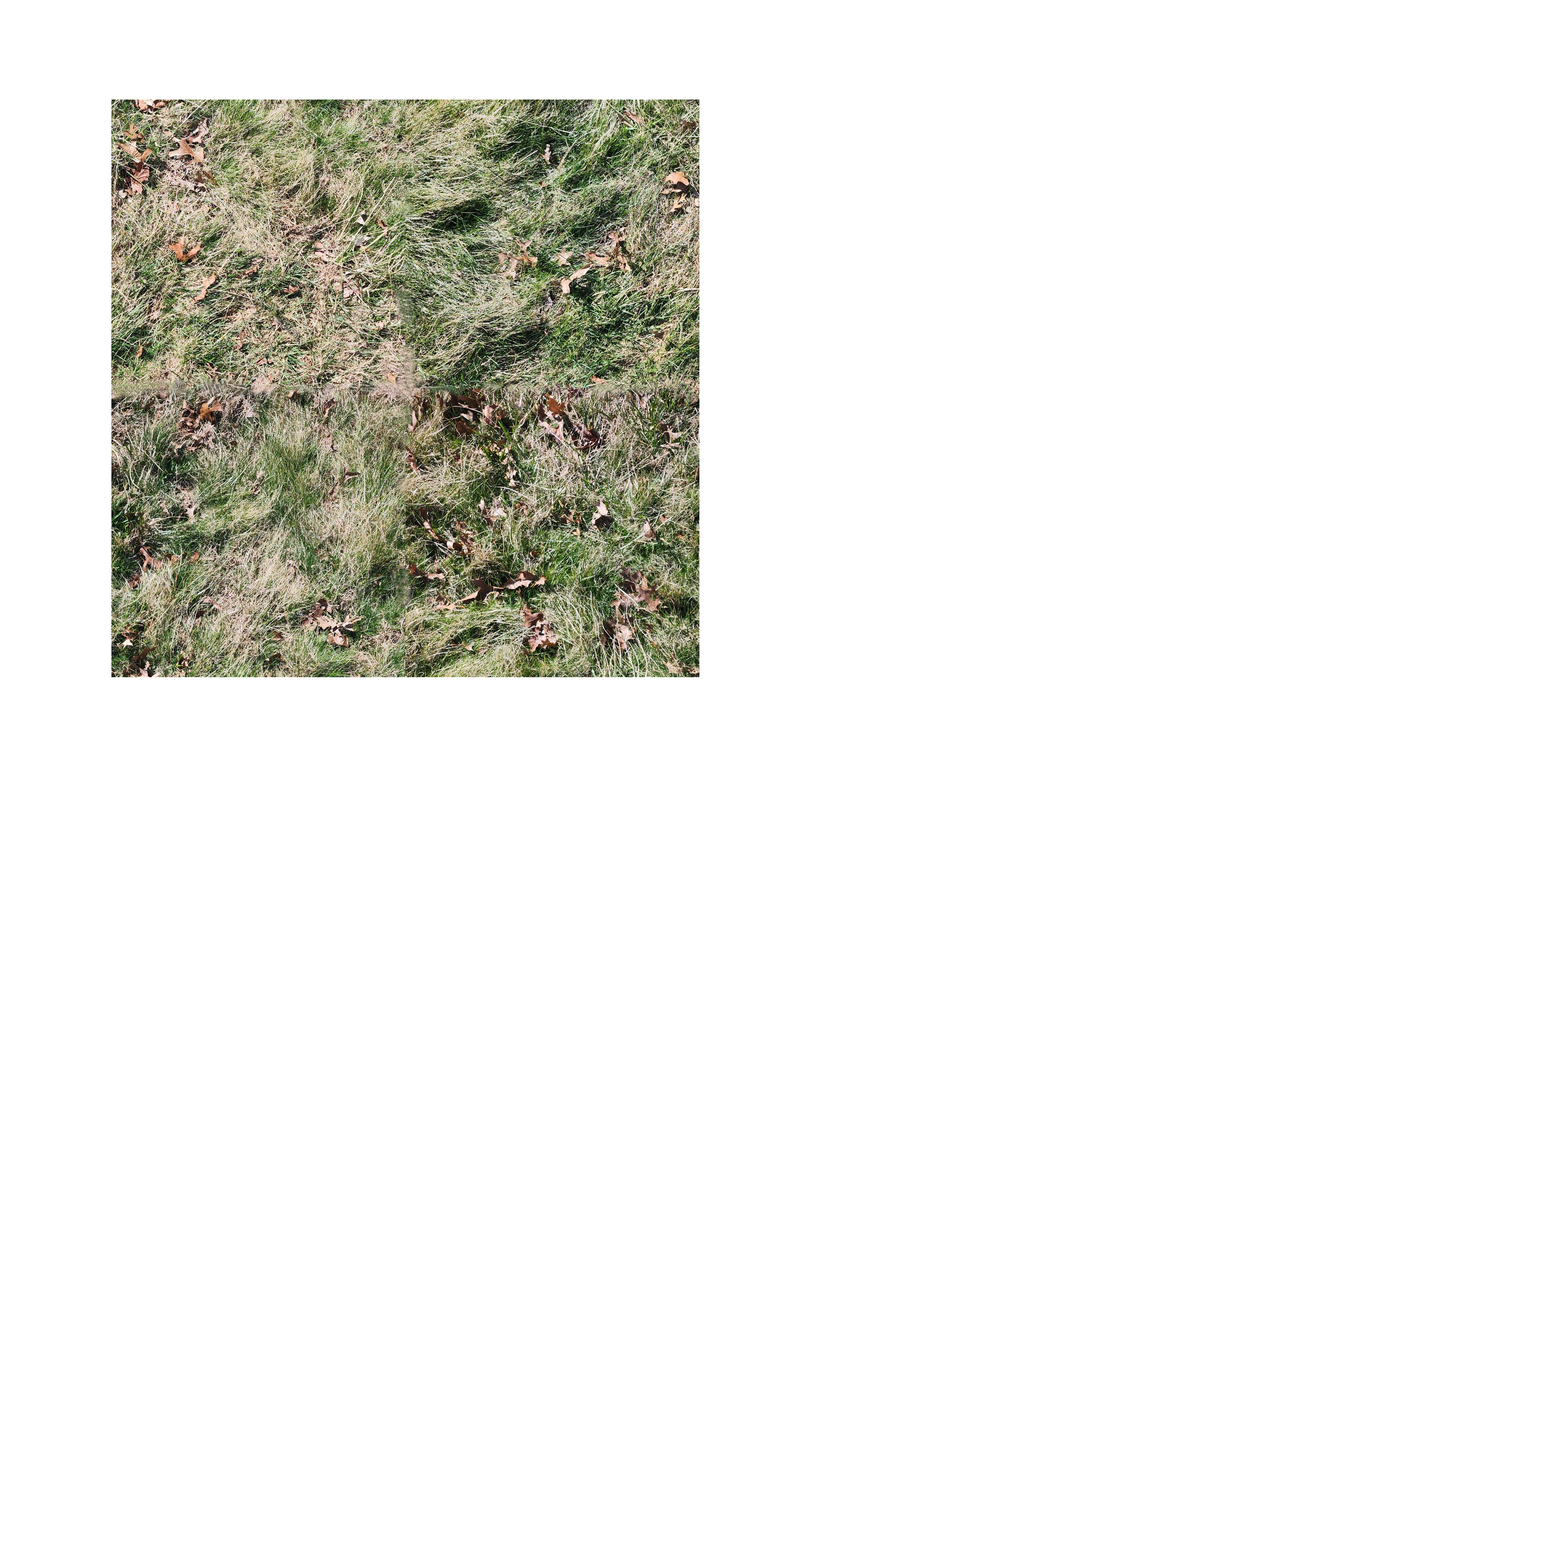
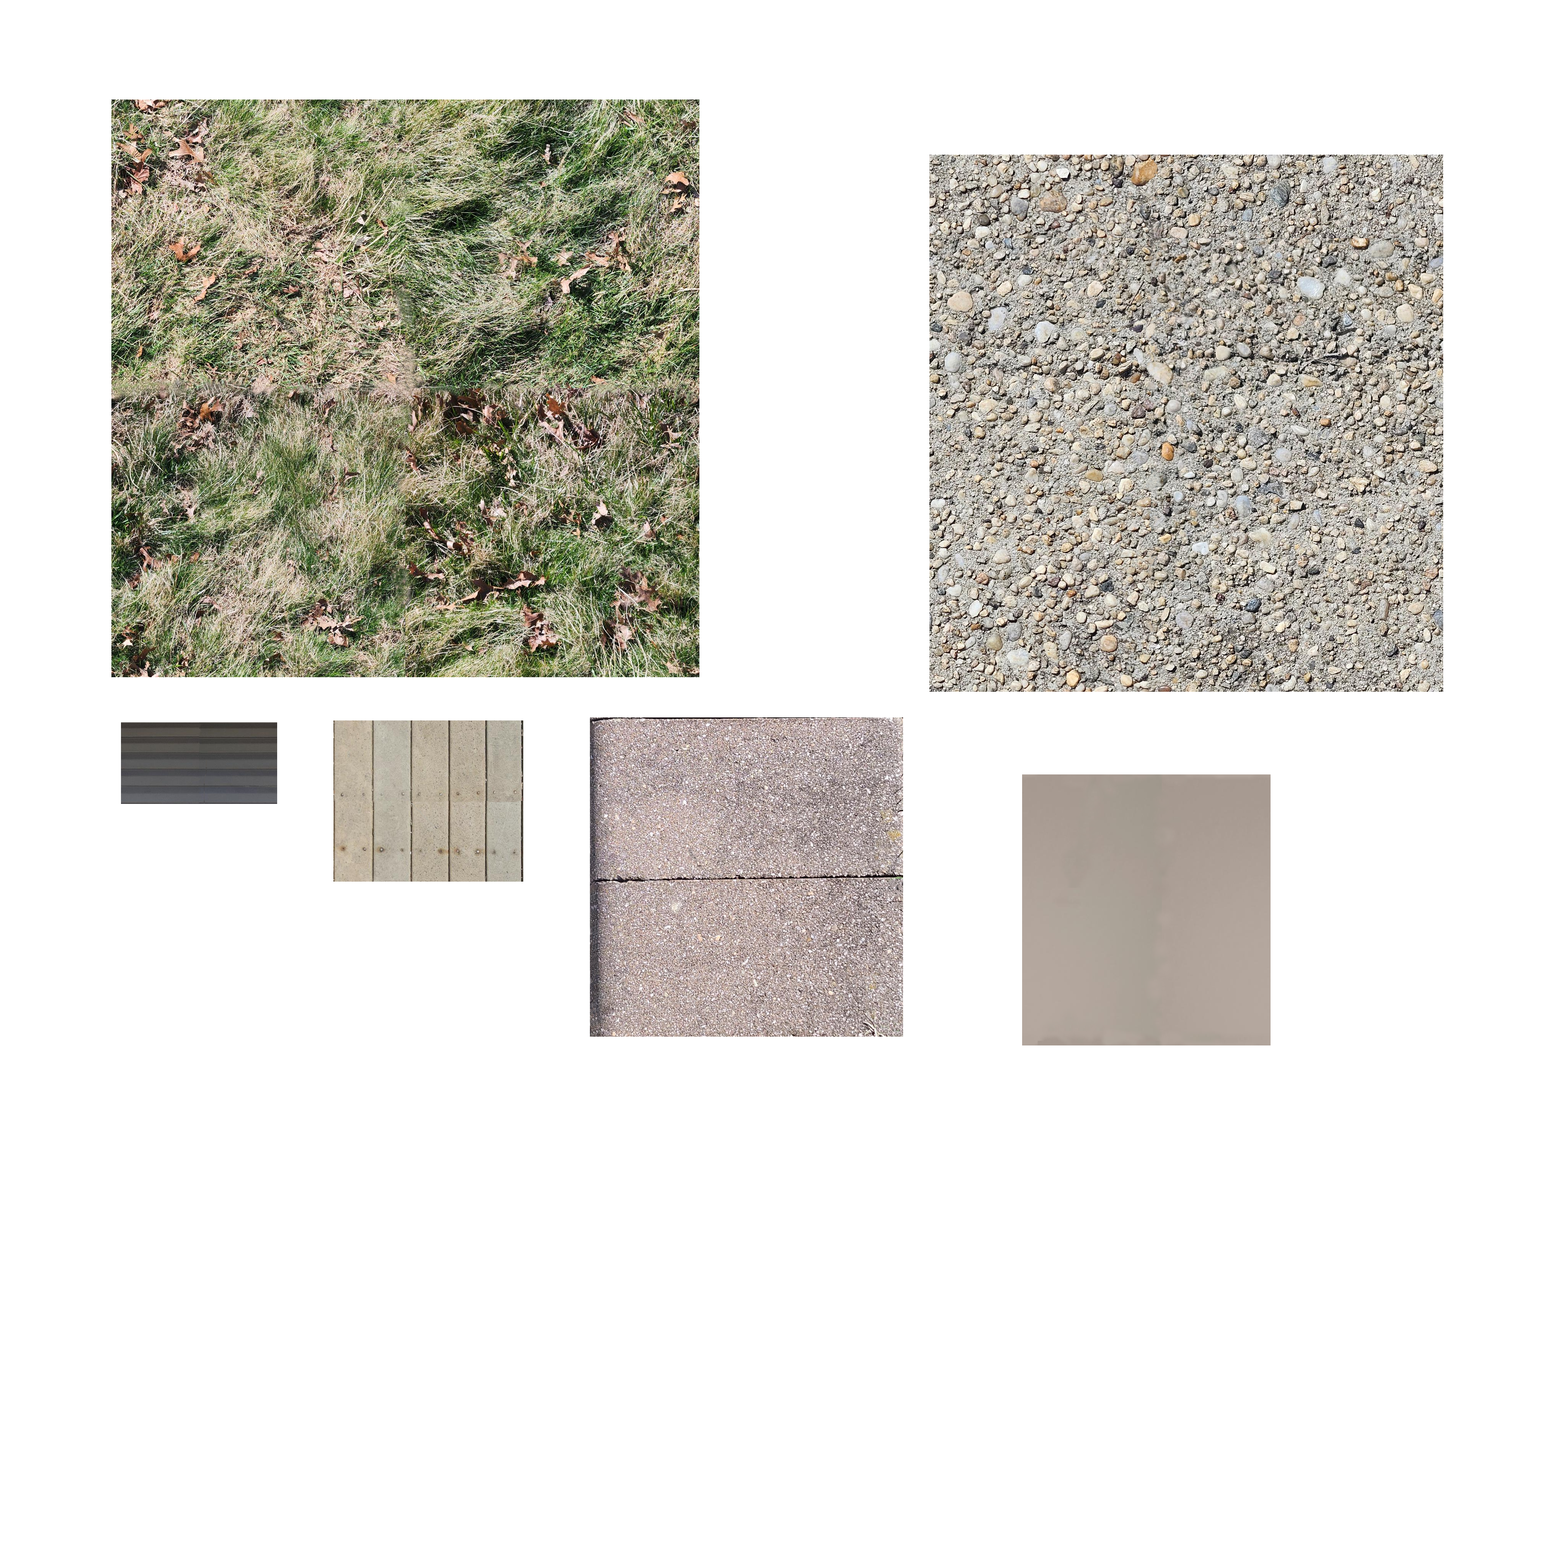
Comparing the layer stacks of the two 1568 x 1568 images. Changes:
added layer "basement.png copy #1" above "Pasted Layer copy #2" over [1022, 774, 1271, 1046]
added layer "Pasted Layer copy #2" above "Pasted Layer copy #1" over [929, 154, 1444, 692]
added layer "Pasted Layer copy #1" above "Transformation copy" over [589, 717, 904, 1037]
added layer "Transformation copy" above "Pasted Layer copy" over [333, 720, 524, 882]
added layer "Pasted Layer copy" above "signal-2026-03-28-145613_005.jpeg" over [120, 722, 278, 804]